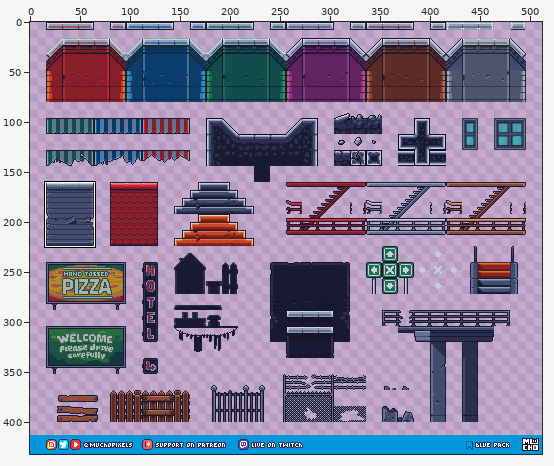
One commit to this sprite sheet: Assets/MuchoPixels/City_Street_Tileset_Pack/Art/Textures/DistantBuildings/distant_buildings.png. Above: a wide view before the commit, with the close-up outlined.
Close-up. Before:
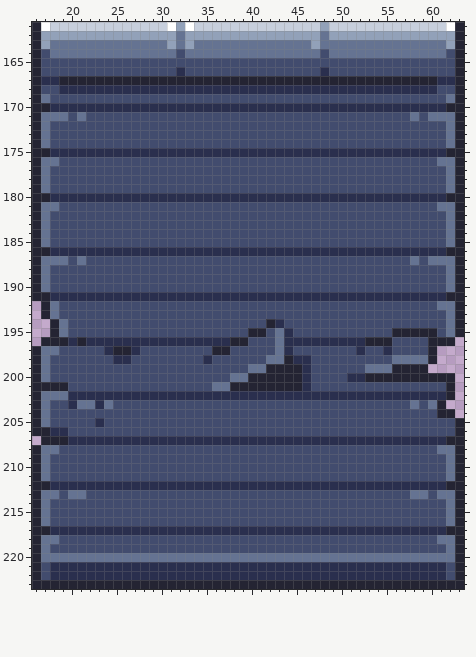
The file is 512x432 pixels. Colours within 5 levels of each other are drawn and written as one. Shown: x 16..63, y 161..223. The commit also changed other parts of the picture, which this record leaves out.
Now the later version:
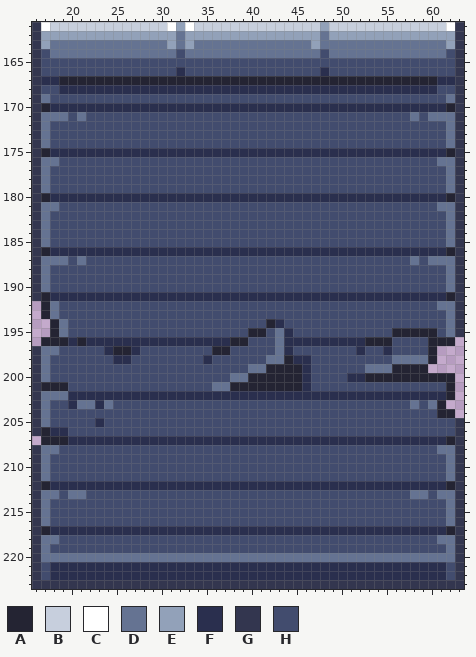
Palette (. is transparent): A #242433  B #c7cfdd  C #ffffff  D #657392  E #92a1b9  F #2a2f4e  G #33364f  H #424c6e
Edits made:
Changed rows in their new state; - is an unchanged pixel.
first column x 16:
161 G----------------------------------------------G
162 G----------------------------------------------G
163 G----------------------------------------------G
164 G----------------------------------------------G
165 G----------------------------------------------G
166 G----------------------------------------------G
167 G----------------------------------------------G
168 G----------------------------------------------G
169 G----------------------------------------------G
170 G----------------------------------------------G
171 G----------------------------------------------G
172 G----------------------------------------------G
173 G----------------------------------------------G
174 G----------------------------------------------G
175 G----------------------------------------------G
176 G----------------------------------------------G
177 G----------------------------------------------G
178 G----------------------------------------------G
179 G----------------------------------------------G
180 G----------------------------------------------G
181 G----------------------------------------------G
182 G----------------------------------------------G
183 G----------------------------------------------G
184 G----------------------------------------------G
185 G----------------------------------------------G
186 G----------------------------------------------G
187 G----------------------------------------------G
188 G----------------------------------------------G
189 G----------------------------------------------G
190 G----------------------------------------------G
191 G----------------------------------------------G
192 -----------------------------------------------G
193 -----------------------------------------------G
194 -----------------------------------------------G
195 -----------------------------------------------G
197 G-----------------------------------------------
198 G-----------------------------------------------
199 G-----------------------------------------------
200 G-----------------------------------------------
201 G-----------------------------------------------
202 G-----------------------------------------------
203 G-----------------------------------------------
204 G-----------------------------------------------
205 G----------------------------------------------G
206 G----------------------------------------------G
207 -----------------------------------------------G
208 G----------------------------------------------G
209 G----------------------------------------------G
210 G----------------------------------------------G
211 G----------------------------------------------G
212 G----------------------------------------------G
213 G----------------------------------------------G
214 G----------------------------------------------G
215 G----------------------------------------------G
216 G----------------------------------------------G
217 G----------------------------------------------G
218 G----------------------------------------------G
219 G----------------------------------------------G
220 G----------------------------------------------G
221 G----------------------------------------------G
222 G----------------------------------------------G
223 GGGGGGGGGGGGGGGGGGGGGGGGGGGGGGGGGGGGGGGGGGGGGGGG
Boxes around the changes in both close-ups, in picture pixels (x1, y1, x2, y2):
changed: (32, 22, 41, 301)
changed: (455, 22, 464, 337)
changed: (32, 346, 464, 589)
